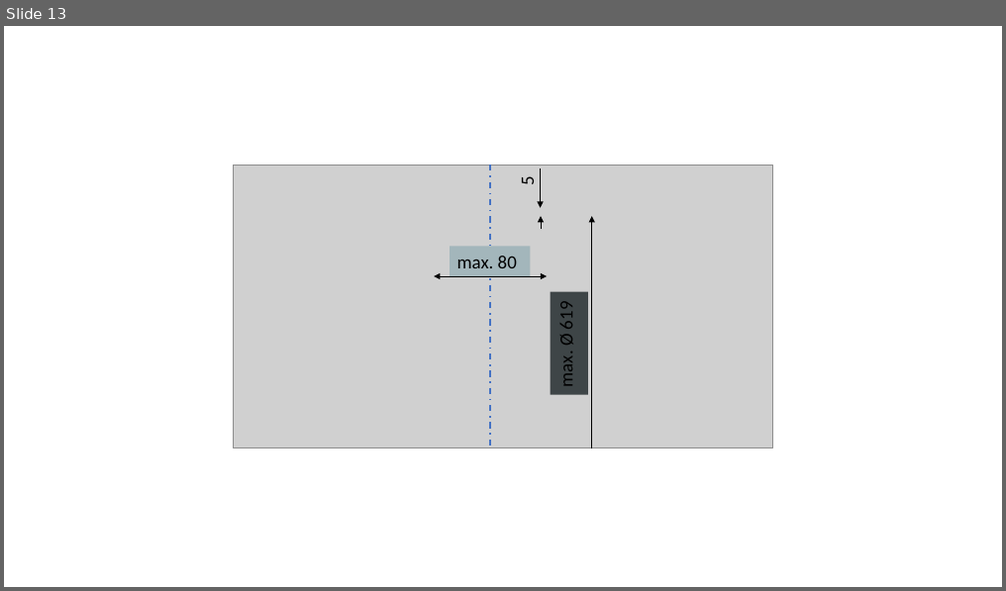
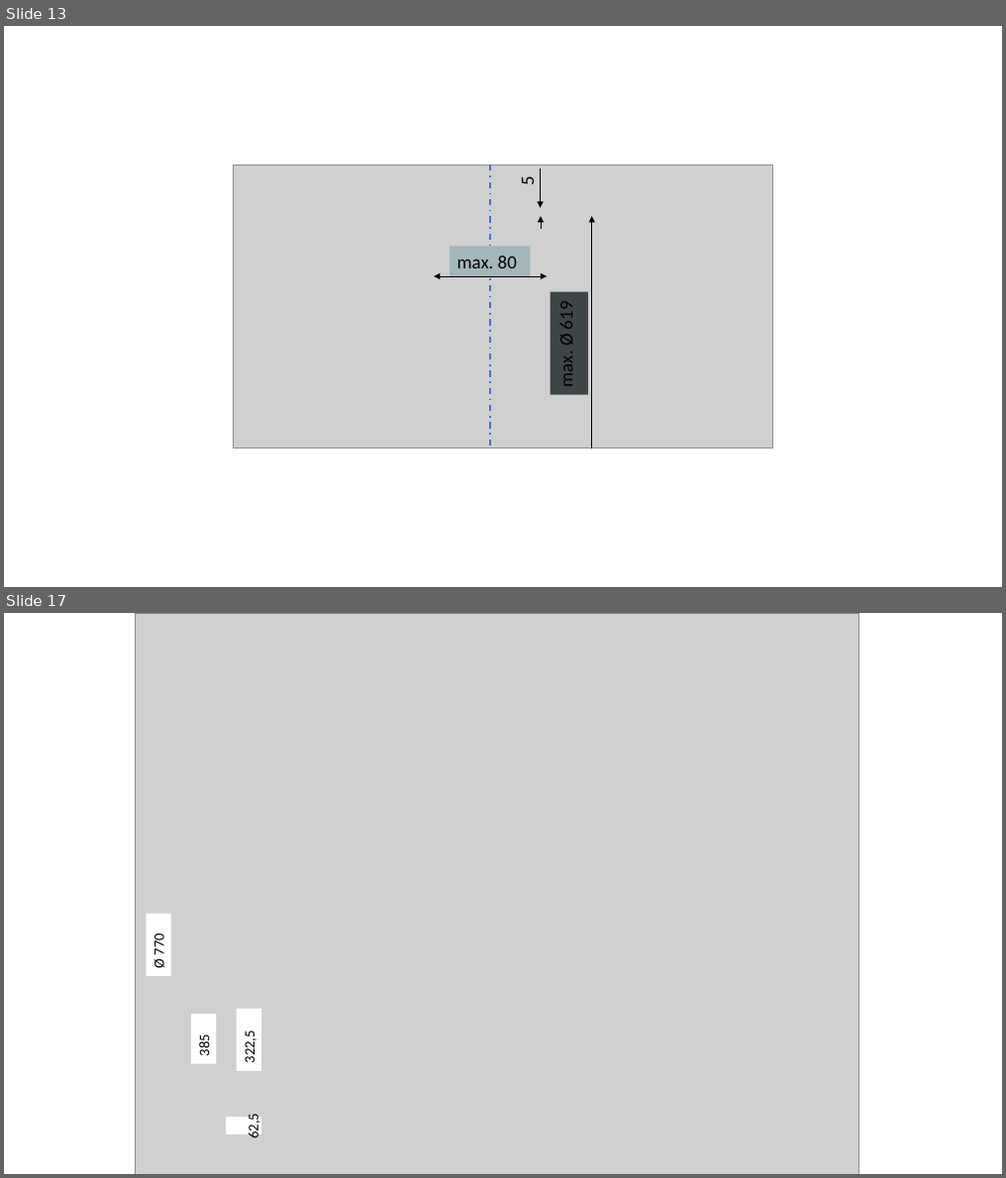
Before and after one commit to MattdewT/KE4, a slide deck: Grafiken.pptx. Shown one above the other, each under a label of ours: slide 13 before the commit, slides 13 and 17 after it; the slides between them are not shown. The pictures are 1006x591 and 1006x1178 pixels, drawn with LibreOffice and Linux fonts; fonts in the diff are those of the drawing; grey boxes stand for pictures. Boxes give left, top, right and bottom in pixels: in the first picture for what was removed or moved away, otherwise in the second. Text is boxed around its words. In the diff, an @@ line names an element or a change of style, - is before the commit and + after.

```diff
--- a/Grafiken.pptx
+++ b/Grafiken.pptx
@@ slide 17 added at [4,613,1002,1174], background #FFFFFF @@
@@ picture added at [135,613,859,1174] @@
@@ rectangle added at [147,914,171,977], fill #FFFFFF, 14 pt, text #000000 @@
+Ø 770
@@ rectangle added at [191,1014,217,1064], fill #FFFFFF, 14 pt, text #000000 @@
+385
@@ rectangle added at [236,1009,261,1072], fill #FFFFFF, 14 pt, text #000000 @@
+322,5
@@ rectangle added at [227,1117,261,1134], fill #FFFFFF, outline #FFFFFF 1 pt @@
@@ text added at [245,1116,262,1139], 14 pt, text #000000 @@
+62,5
```
Also in this commit, not shown: 4 other slides added, 2 other files.
